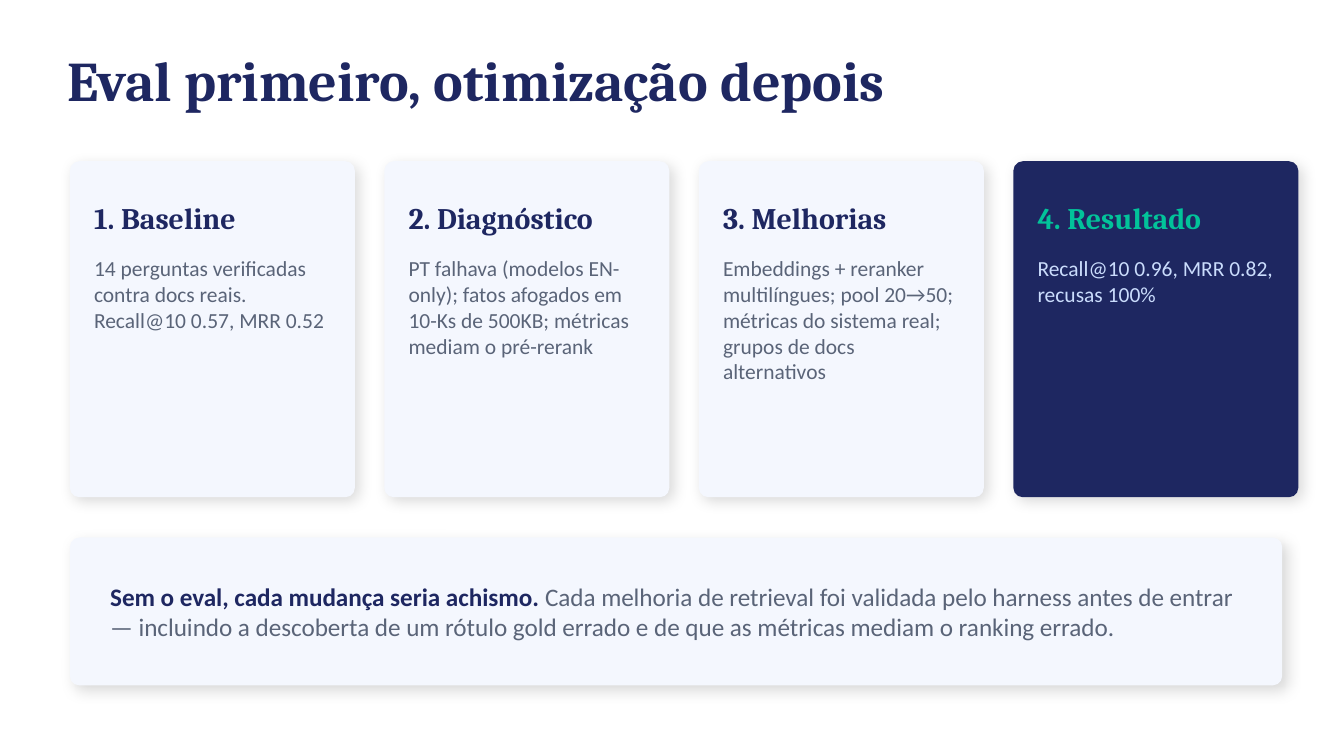
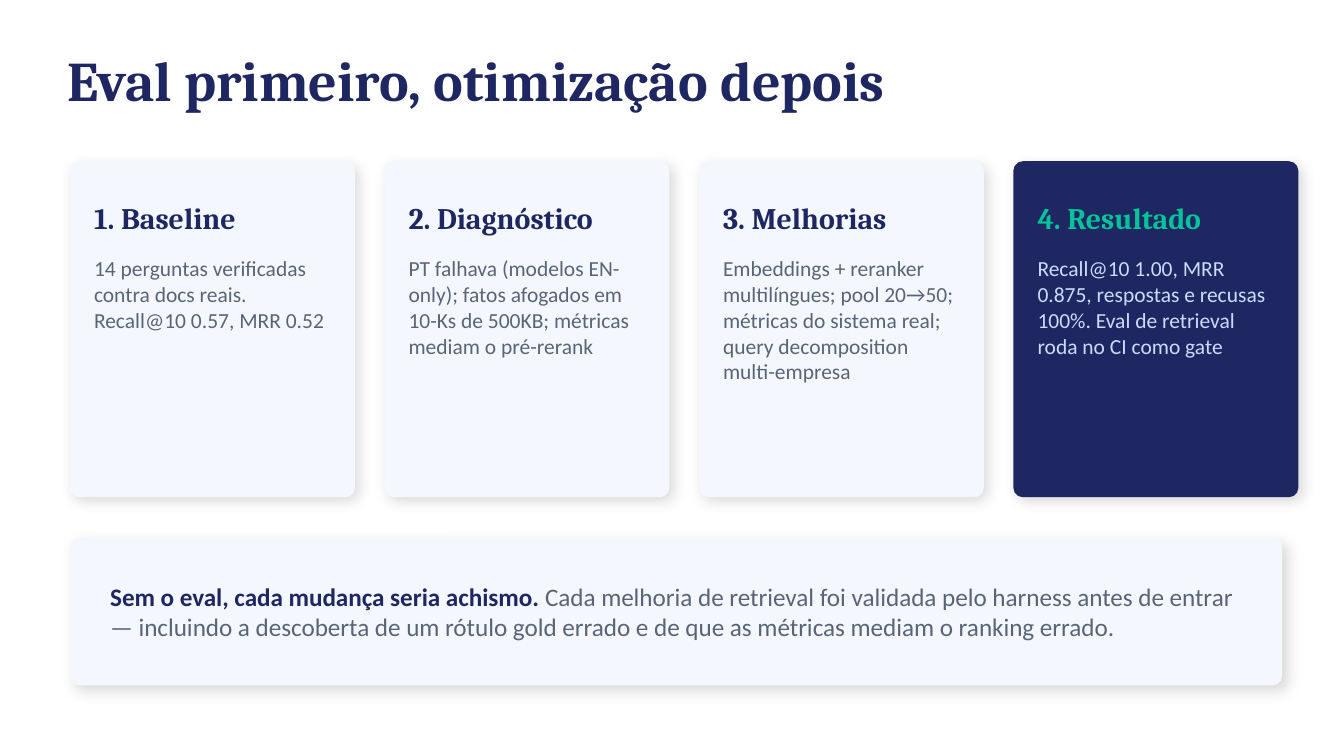
Before and after one commit to vhenequim/legacy-capital-case, a slide deck: slide 5 of docs/apresentacao_legacy_case.pptx. Drawn at 1344x756 pixels with LibreOffice and Linux fonts; fonts in the diff are those of the drawing. Boxes give left, top, right and bottom in pixels: in the first picture for what was removed or moved away, otherwise in the second. Text is boxed around its words. In the diff, an @@ line names an element or a change of style, - is before the commit and + after.

```diff
--- a/docs/apresentacao_legacy_case.pptx
+++ b/docs/apresentacao_legacy_case.pptx
@@ text at <box>723,261,953,383</box>: text changed @@
-Embeddings + reranker multilíngues; pool 20→50; métricas do sistema real; grupos de docs alternativos
+Embeddings + reranker multilíngues; pool 20→50; métricas do sistema real; query decomposition multi-empresa
@@ text at <box>1038,261,1265,358</box>: text changed @@
-Recall@10 0.96, MRR 0.82, recusas 100%
+Recall@10 1.00, MRR 0.875, respostas e recusas 100%. Eval de retrieval roda no CI como gate
```
Also in this commit, not shown: 2 other slides changed, 19 other files.
